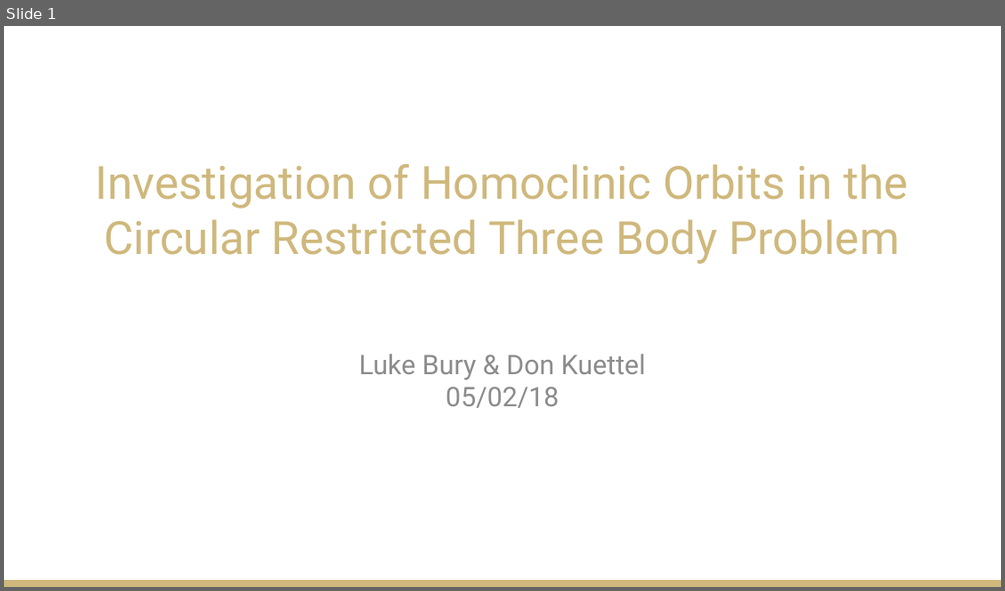
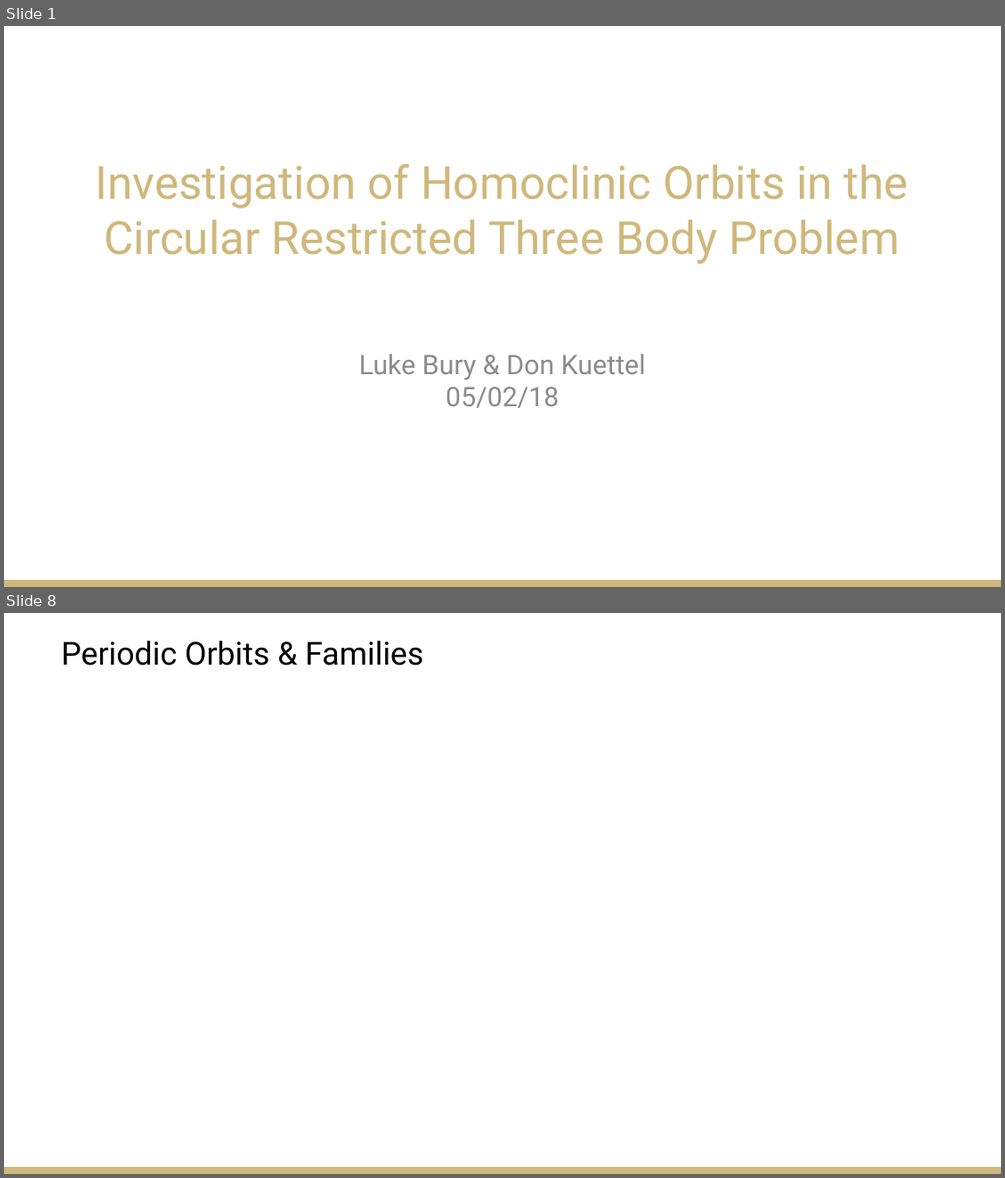
Before and after one commit to LukeBury/appm5460_proposal, a slide deck: Presentation/FinalPresentation_APPM5460_LBDK.pptx. Shown one above the other, each under a label of ours: slide 1 before the commit, slides 1 and 8 after it; the slides between them are not shown. The pictures are 1005x591 and 1005x1178 pixels, drawn with LibreOffice and Linux fonts; fonts in the diff are those of the drawing; background and template pictures are left out. Boxes give left, top, right and bottom in pixels: in the first picture for what was removed or moved away, otherwise in the second. Text is boxed around its words. In the diff, an @@ line names an element or a change of style, - is before the commit and + after.

```diff
--- a/Presentation/FinalPresentation_APPM5460_LBDK.pptx
+++ b/Presentation/FinalPresentation_APPM5460_LBDK.pptx
@@ slide 8 added at box(4, 613, 1001, 1174), background #FFFFFF; not listed: 1 template element that a slide beside it also shows @@
@@ title added at box(61, 641, 423, 666), 30.6 pt, text #000000 @@
+Periodic Orbits & Families
```
Also in this commit, not shown: 9 other slides added, 1 slide removed.
